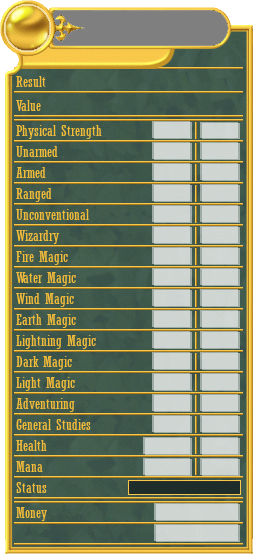
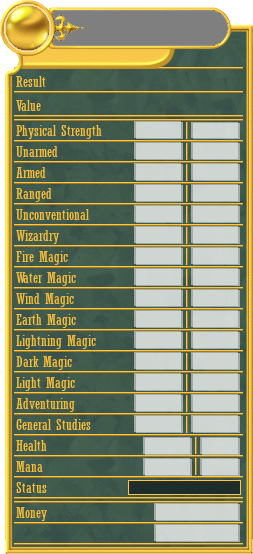
Layer changes from the first 253×554 image to the second:
painted on "ofc_f00.png" over [131, 118, 240, 478]
